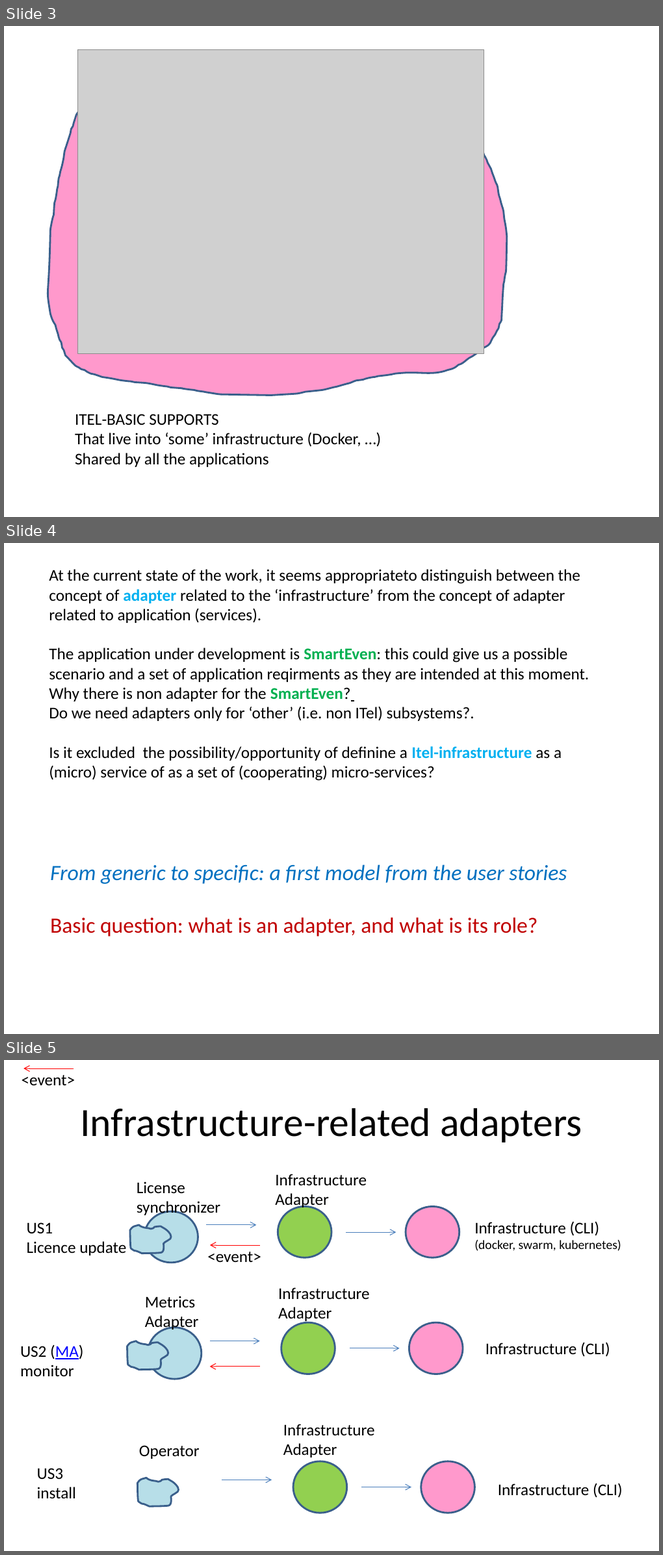
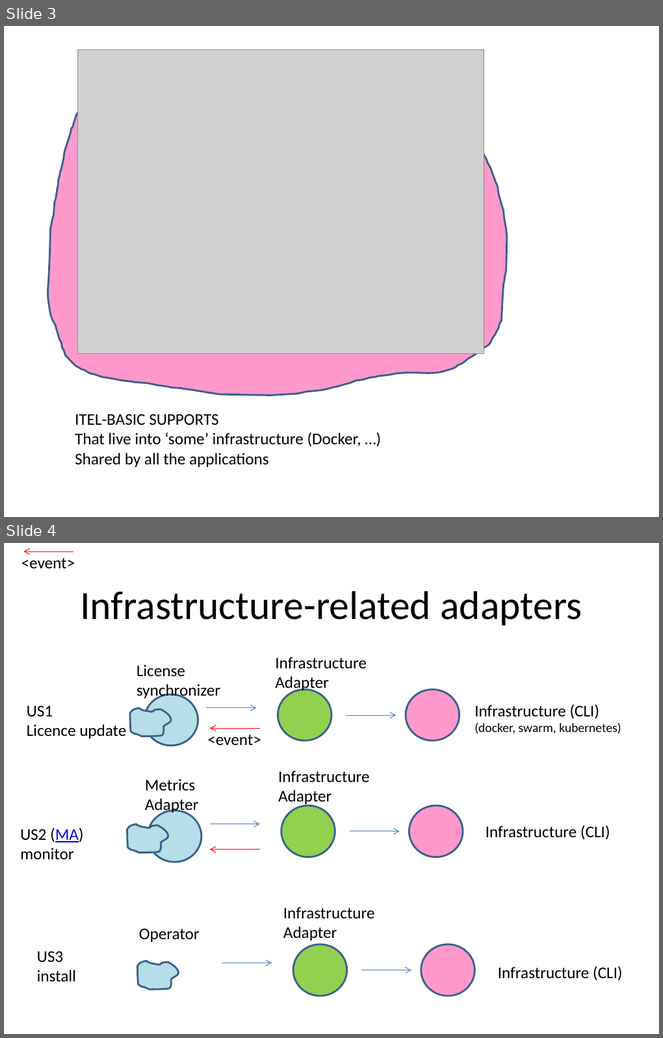
Before and after one commit to anatali/natMaterial, a slide deck: health/userDocs/UniboFigs.pptx. Shown one above the other, each under a label of ours: slides 3, 4 and 5 before the commit, slides 3 and 4 after it. The pictures are 663x1555 and 663x1038 pixels, drawn with LibreOffice and Linux fonts; fonts in the diff are those of the drawing; grey boxes stand for pictures. Boxes give left, top, right and bottom in pixels: in the first picture for what was removed or moved away, otherwise in the second. Text is boxed around its words. In the diff, an @@ line names an element or a change of style, - is before the commit and + after.

Commit message:
ITel appl

```diff
--- a/health/userDocs/UniboFigs.pptx
+++ b/health/userDocs/UniboFigs.pptx
@@ slide 4 removed at [4,543,659,1034], background #FFFFFF @@
@@ text removed at [49,569,590,781] @@
-At the current state of the work, it seems appropriateto distinguish between the concept of adapter related to the ‘infrastructure’ from the concept of adapter related to application (services).
-The application under development is SmartEven: this could give us a possible scenario and a set of application reqirments as they are intended at this moment. Why there is non adapter for the SmartEven?
-Do we need adapters only for ‘other’ (i.e. non ITel) subsystems?.
-Is it excluded the possibility/opportunity of definine a Itel-infrastructure as a (micro) service of as a set of (cooperating) micro-services?
@@ text removed at [50,865,567,937] @@
-From generic to specific: a first model from the user stories
-Basic question: what is an adapter, and what is its role?
@@ what was slide 5 is now slide 4 @@
```
Also in this commit, not shown: 2 slides added, 5 other files.
